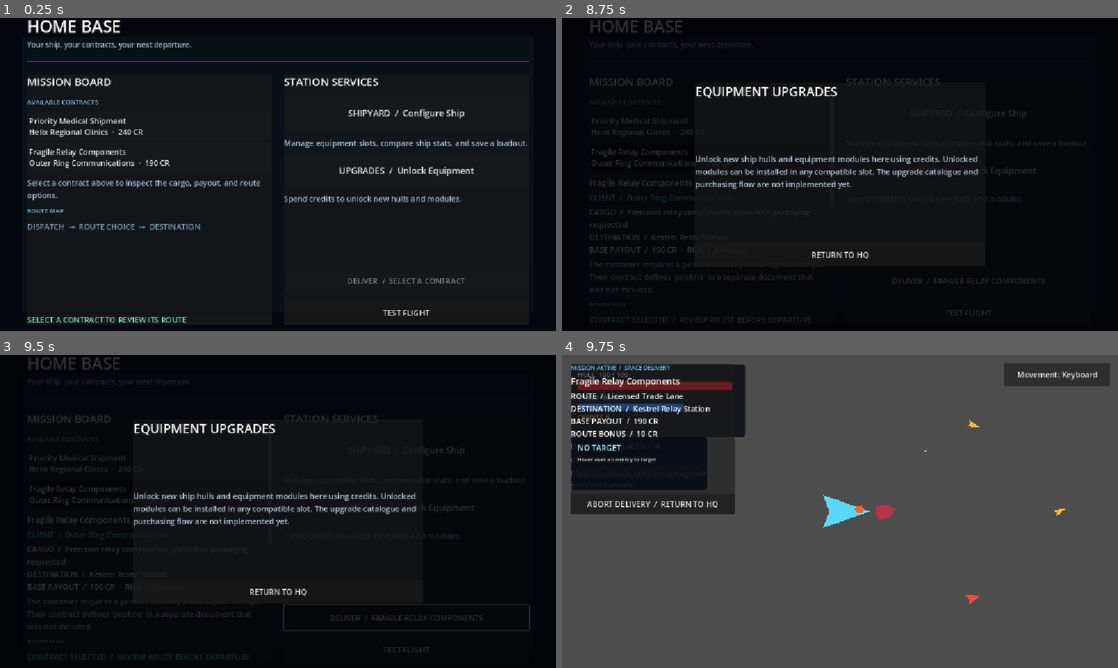
Above: before the commit, frames 1-4 (two rows, left to right).
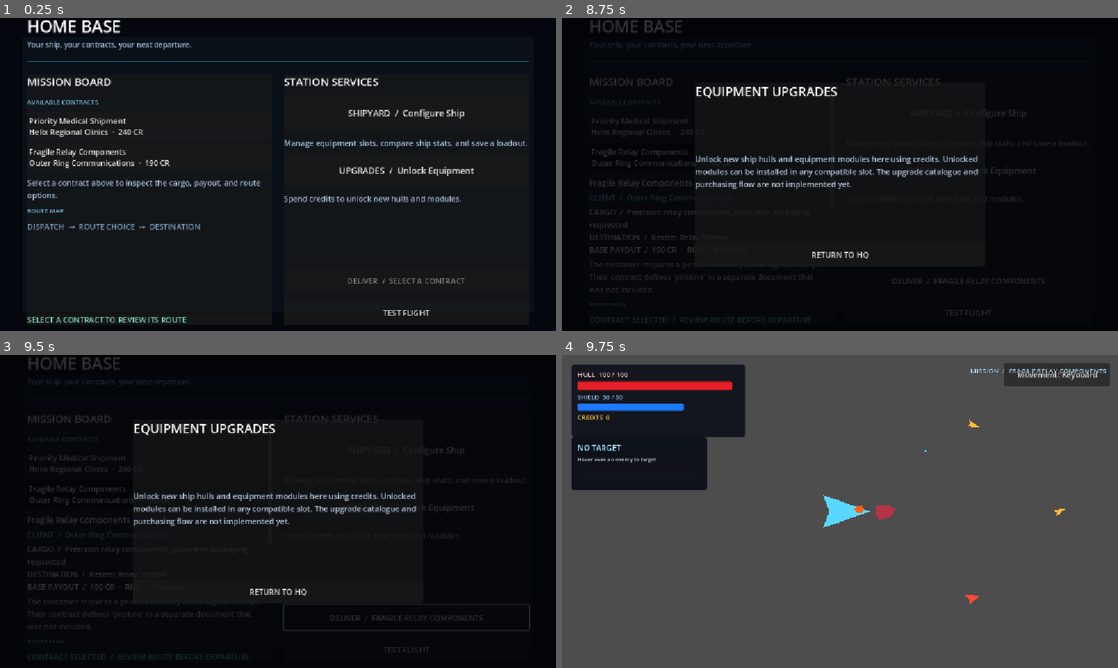
Above: after the commit, the same moments.

Repository: Bbran4/SpaceDelivery
Game: Godot game, scene res://scenes/hq.tscn
The game is run twice, just before and just after one commit, with the same random seed, the same clock (stepped at 60 frames per second) and the same inputs.
Inputs (mouse positions are in pixels of both pictures, inside the frame that each line leads up to):
- Up to frame 1 (0.25 s): no input
- Up to frame 2 (8.75 s): click "Priority Medical Shipment Hel…" at 0.5 s; click "Fragile Relay Components Oute…" at 1.25 s; click "UPGRADES / Unlock Equipment" at 2 s; click "DELIVER / FRAGILE RELAY COMPO…" at 2.75 s; click "TEST FLIGHT" at 3.5 s; click "RETURN TO HQ" at 4.25 s; click "SHIPYARD / Configure Ship" at 5 s; click "Starter Courier · Common" at 5.75 s; click "Return to HQ" at 6.5 s; tap Enter at 7.25 s; move the mouse to (962, 158) at 7.27 s; hold D (right) 7.28-8 s; hold Tab 7.28-8 s; click (962, 158) at 7.42 s; tap Space at 8 s; drag from (728, 190) to (812, 237) at 8.02 s
- Up to frame 3 (9.5 s): tap Enter at 8.75 s; move the mouse to (333, 442) at 8.77 s; hold D (right) from 8.78 s (still down); hold Tab from 8.78 s (still down); click (333, 442) at 8.92 s
- Up to frame 4 (9.75 s): release D (right) at 9.5 s; release Tab at 9.5 s; tap Space at 9.5 s; drag from (812, 574) to (673, 464) at 9.52 s

Frames 1-3 are identical in both runs. In frame 4, 5.7% of the frame differs, in the area x 1-98%, y 2-51%.

Commit message:
Move active mission indicator to top right

Diff:
--- a/scripts/mission_flight.gd
+++ b/scripts/mission_flight.gd
@@ -32,51 +32,27 @@
 func _build_flight_overlay() -> void:
 	var layer: CanvasLayer = CanvasLayer.new()
 	layer.name = "MissionOverlay"
+	layer.layer = 10
 	add_child(layer)
 
-	var panel: PanelContainer = PanelContainer.new()
-	panel.position = Vector2(18, 18)
-	panel.custom_minimum_size = Vector2(340, 0)
-	layer.add_child(panel)
-
-	var content: VBoxContainer = VBoxContainer.new()
-	content.add_theme_constant_override("separation", 6)
-	panel.add_child(content)
-
-	var heading: Label = Label.new()
-	heading.text = "MISSION ACTIVE  /  SPACE DELIVERY"
-	heading.add_theme_font_size_override("font_size", 12)
-	heading.add_theme_color_override("font_color", Color(0.45, 0.78, 0.92))
-	content.add_child(heading)
-
-	var title_label: Label = Label.new()
-	title_label.text = mission.title
-	title_label.autowrap_mode = TextServer.AUTOWRAP_WORD_SMART
-	title_label.add_theme_font_size_override("font_size", 18)
-	content.add_child(title_label)
-
-	var route_label: Label = Label.new()
-	route_label.text = "ROUTE  /  %s\nDESTINATION  /  %s\nBASE PAYOUT  /  %d CR\nROUTE BONUS  /  %d CR\nHOSTILE CONTACTS  /  %d" % [
-		selected_branch.title,
-		mission.destination_name,
-		mission.base_reward_credits,
-		selected_branch.bonus_credits,
-		contact_count,
-	]
-	route_label.autowrap_mode = TextServer.AUTOWRAP_WORD_SMART
-	content.add_child(route_label)
-
-	var objective_label: Label = Label.new()
-	objective_label.text = "CURRENT OBJECTIVE\nClear the hostile contacts along your selected corridor."
-	objective_label.autowrap_mode = TextServer.AUTOWRAP_WORD_SMART
-	objective_label.add_theme_color_override("font_color", Color(0.69, 0.78, 0.87))
-	content.add_child(objective_label)
-
-	var return_button: Button = Button.new()
-	return_button.text = "ABORT DELIVERY  /  RETURN TO HQ"
-	return_button.custom_minimum_size = Vector2(0, 42)
-	return_button.pressed.connect(_return_to_hq)
-	content.add_child(return_button)
+	var mission_label: Label = Label.new()
+	mission_label.name = "ActiveMissionLabel"
+	mission_label.anchor_left = 1.0
+	mission_label.anchor_right = 1.0
+	mission_label.offset_left = -460.0
+	mission_label.offset_top = 18.0
+	mission_label.offset_right = -24.0
+	mission_label.offset_bottom = 48.0
+	mission_label.horizontal_alignment = HORIZONTAL_ALIGNMENT_RIGHT
+	mission_label.vertical_alignment = VERTICAL_ALIGNMENT_CENTER
+	mission_label.text = "MISSION  /  %s" % mission.title.to_upper()
+	mission_label.add_theme_font_size_override("font_size", 14)
+	mission_label.add_theme_color_override("font_color", Color(0.78, 0.9, 0.98))
+	mission_label.add_theme_color_override("font_shadow_color", Color(0.02, 0.04, 0.08, 0.9))
+	mission_label.add_theme_constant_override("shadow_offset_x", 1)
+	mission_label.add_theme_constant_override("shadow_offset_y", 1)
+	mission_label.mouse_filter = Control.MOUSE_FILTER_IGNORE
+	layer.add_child(mission_label)
 
 
 func _return_to_hq() -> void:
